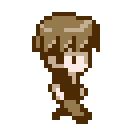
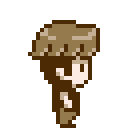
Layer changes from the first 128x128 image to the second:
showed "ref copy 2", painted on it over (28, 20, 100, 128)
hid "jonathan", painted on it over (32, 12, 100, 128)
